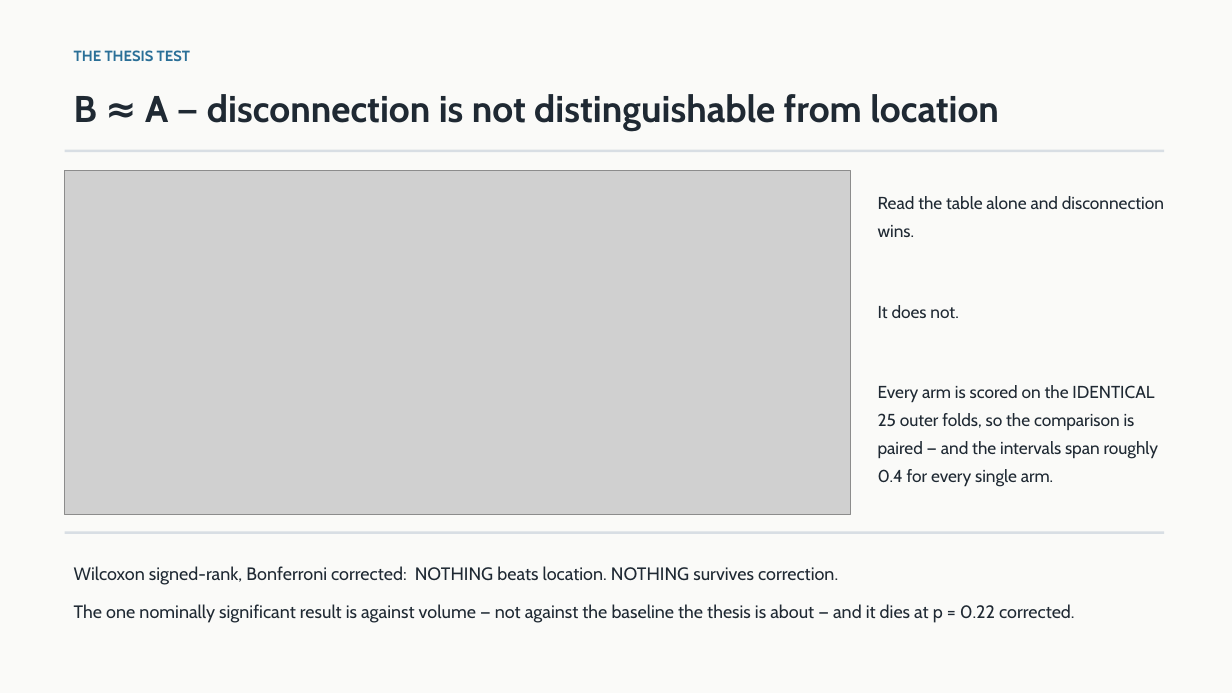
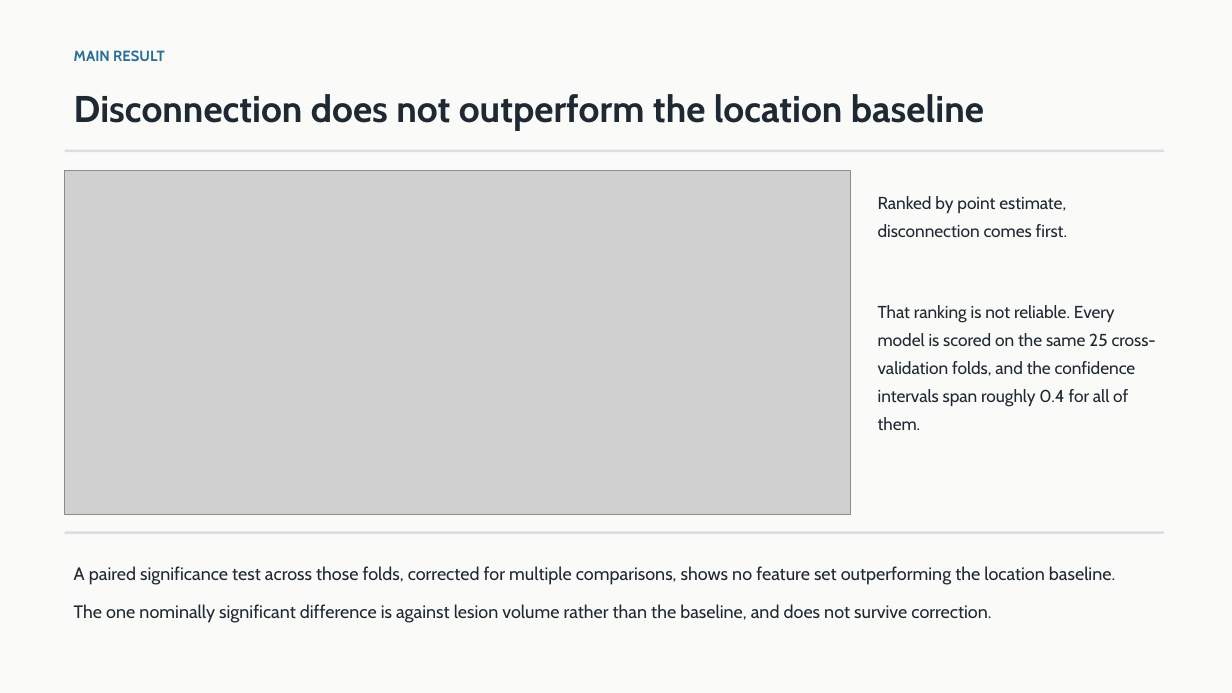
Before and after one commit to Manas-Maahir/SLP, a slide deck: slide 7 of docs/Lesion_Disconnection_Status.pptx. Drawn at 1232x693 pixels with LibreOffice and Linux fonts; fonts in the diff are those of the drawing; grey boxes stand for pictures. Boxes give left, top, right and bottom in pixels: in the first picture for what was removed or moved away, otherwise in the second. Text is boxed around its words. In the diff, an @@ line names an element or a change of style, - is before the commit and + after.

```diff
--- a/docs/Lesion_Disconnection_Status.pptx
+++ b/docs/Lesion_Disconnection_Status.pptx
@@ text at (x1=74, y1=50, x2=165, y2=61): text changed @@
-THE THESIS TEST
+MAIN RESULT
@@ text at (x1=74, y1=94, x2=984, y2=131): text changed @@
-B ≈ A — disconnection is not distinguishable from location
+Disconnection does not outperform the location baseline
@@ text at (x1=878, y1=196, x2=1156, y2=430): text changed @@
-Read the table alone and disconnection wins.
-It does not.
-Every arm is scored on the IDENTICAL 25 outer folds, so the comparison is paired — and the intervals span roughly 0.4 for every single arm.
+Ranked by point estimate, disconnection comes first.
+That ranking is not reliable. Every model is scored on the same 25 cross-validation folds, and the confidence intervals span roughly 0.4 for all of them.
@@ text at (x1=74, y1=566, x2=1115, y2=623): text changed @@
-Wilcoxon signed-rank, Bonferroni corrected: NOTHING beats location. NOTHING survives correction.
-The one nominally significant result is against volume — not against the baseline the thesis is about — and it dies at p = 0.22 corrected.
+A paired significance test across those folds, corrected for multiple comparisons, shows no feature set outperforming the location baseline.
+The one nominally significant difference is against lesion volume rather than the baseline, and does not survive correction.
```
Also in this commit, not shown: 14 other slides changed, 1 other file.
